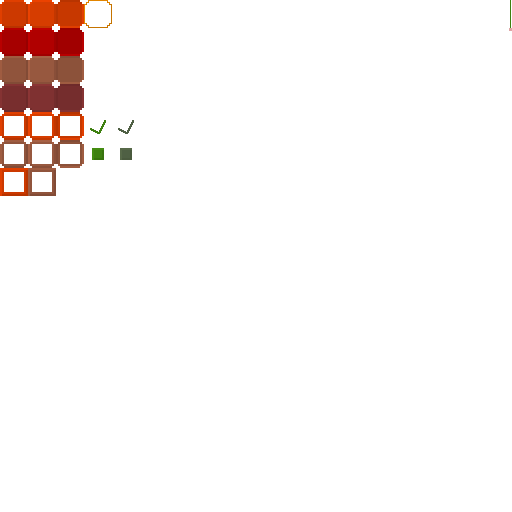
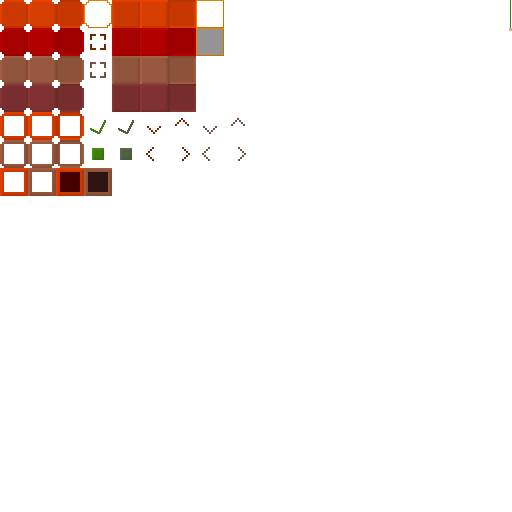
Layer changes from the first 512 x 512 image to the second:
painted on "Background" over [56, 0, 246, 196]
